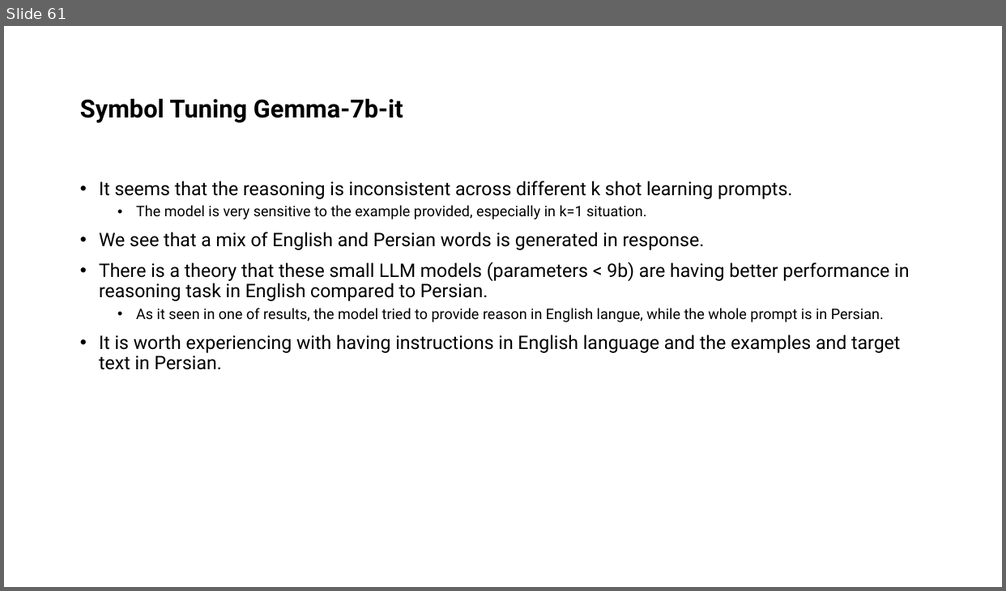
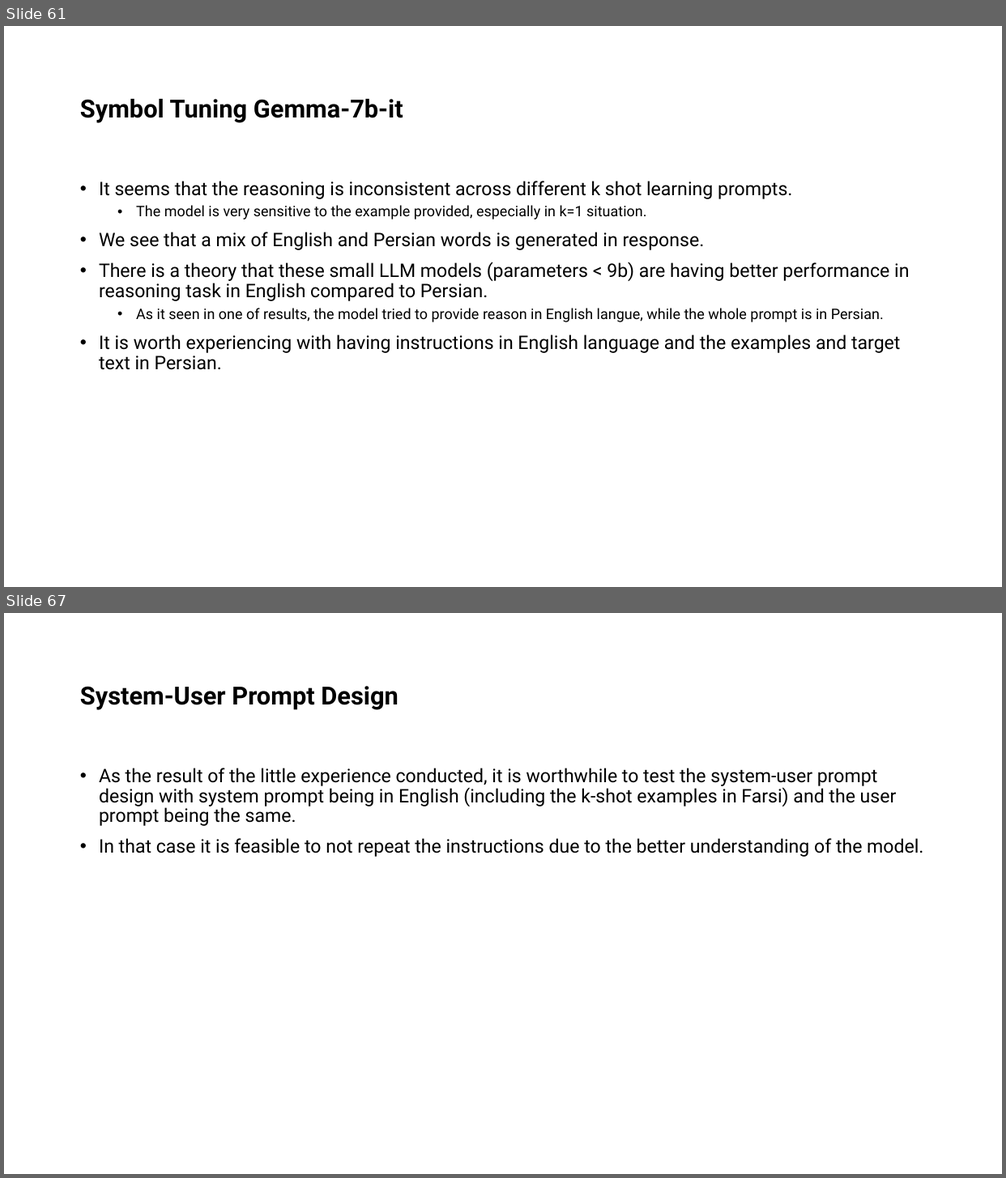
Before and after one commit to ShayanSalehi81/BachelorProject, a slide deck: Slides/Symbol Tuning.pptx. Shown one above the other, each under a label of ours: slide 61 before the commit, slides 61 and 67 after it; the slides between them are not shown. The pictures are 1006x591 and 1006x1178 pixels, drawn with LibreOffice and Linux fonts; fonts in the diff are those of the drawing. Boxes give left, top, right and bottom in pixels: in the first picture for what was removed or moved away, otherwise in the second. Text is boxed around its words. In the diff, an @@ line names an element or a change of style, - is before the commit and + after.

Commit message:
Add System-User Prompt & Result

```diff
--- a/Slides/Symbol Tuning.pptx
+++ b/Slides/Symbol Tuning.pptx
@@ slide 67 added at (x1=4, y1=613, x2=1002, y2=1174), background #FFFFFF @@
@@ title added at (x1=80, y1=686, x2=398, y2=710), 24 pt, text #000000, bold @@
+System-User Prompt Design
@@ text added at (x1=99, y1=768, x2=923, y2=857), 18 pt, text #000000 @@
+• As the result of the little experience conducted, it is worthwhile to test the system-user prompt design with system prompt being in English (including the k-shot examples in Farsi) and the user prompt being the same.
+• In that case it is feasible to not repeat the instructions due to the better understanding of the model.
```
Also in this commit, not shown: 5 other slides added, 5 other files.
